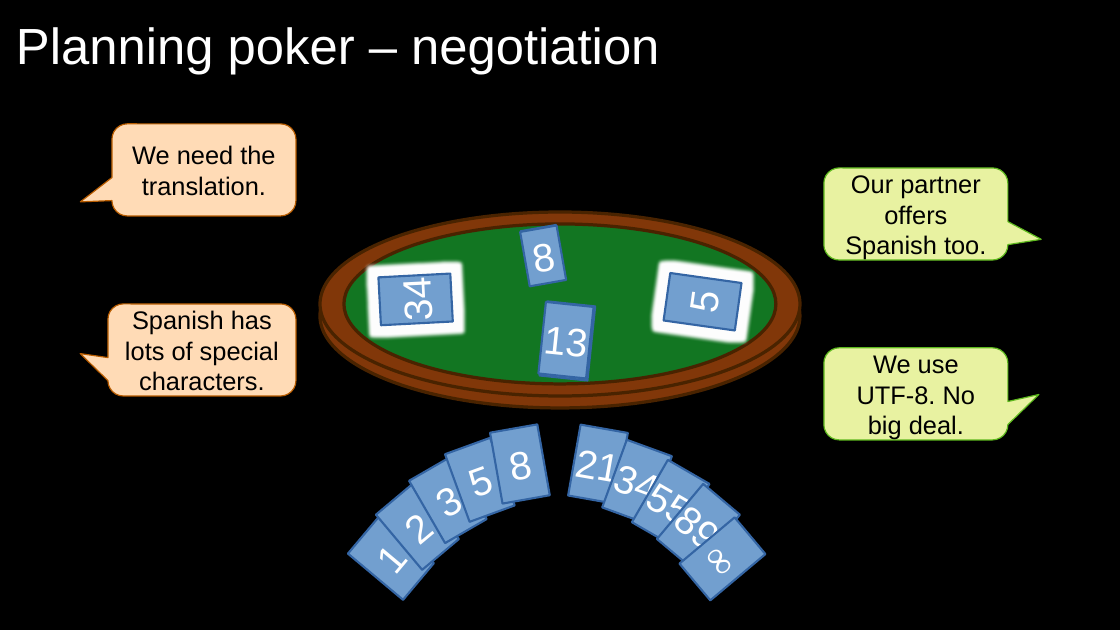
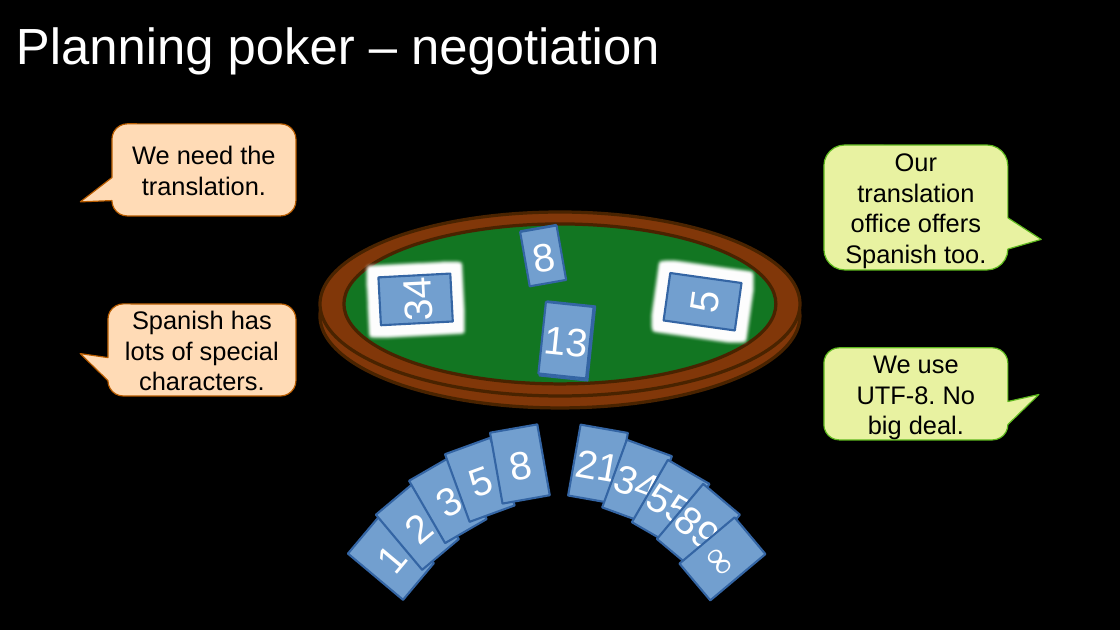
Before and after one commit to exasol/tutorials, a slide deck: slide 12 of estimating/estimating.odp (slide 11 before the commit). Drawn at 1120x630 pixels with LibreOffice and Linux fonts; fonts in the diff are those of the drawing; grey boxes stand for pictures. Boxes give left, top, right and bottom in pixels: in the first picture for what was removed or moved away, otherwise in the second. Text is boxed around its words. In the diff, an @@ line names an element or a change of style, - is before the commit and + after.

```diff
--- a/estimating/estimating.odp
+++ b/estimating/estimating.odp
@@ rounded speech box "Our translation office offers Spanish ...": place and size @@
-rounded speech box "Our translation office offers Spanish ..." at (824, 168, 1008, 260)
+rounded speech box "Our translation office offers Spanish ..." at (824, 145, 1008, 270)
@@ rounded speech box "Our translation office offers Spanish ..." at (824, 145, 1008, 270): proportions changed @@
@@ text in rounded speech box at (845, 153, 986, 268): text changed @@
-Our partner offers Spanish too.
+Our translation office offers Spanish too.
```
Also in this commit, not shown: 15 other slides changed, 4 slides added, 3 slides removed.
